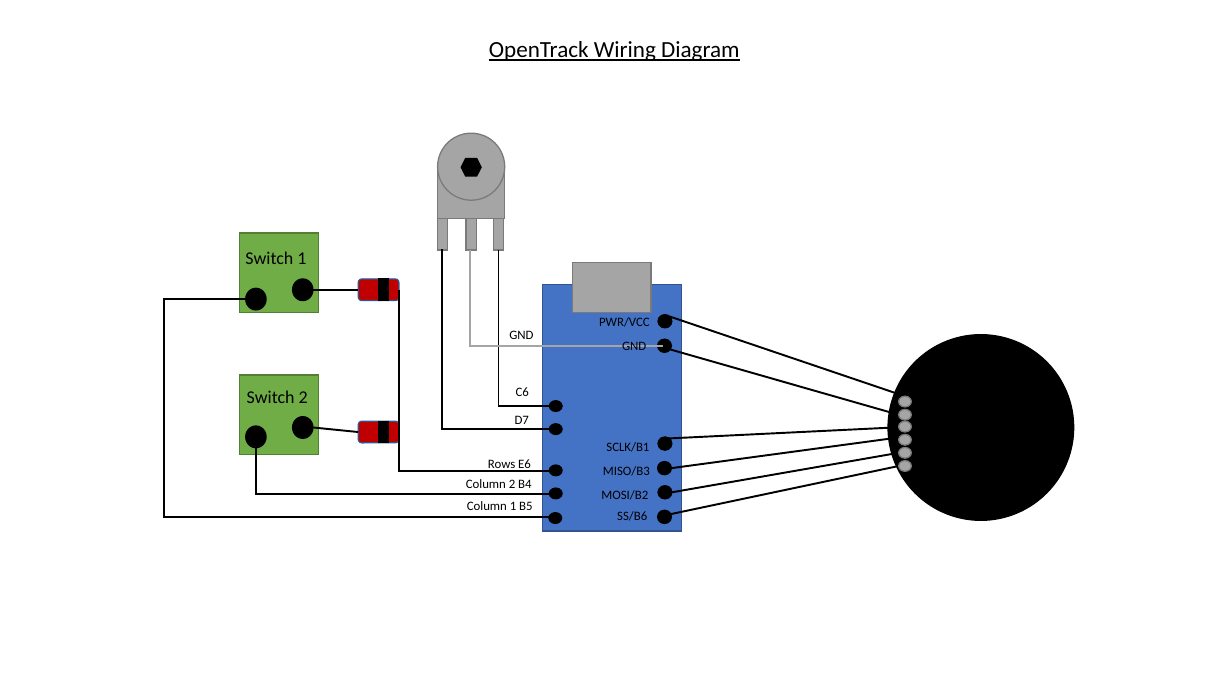
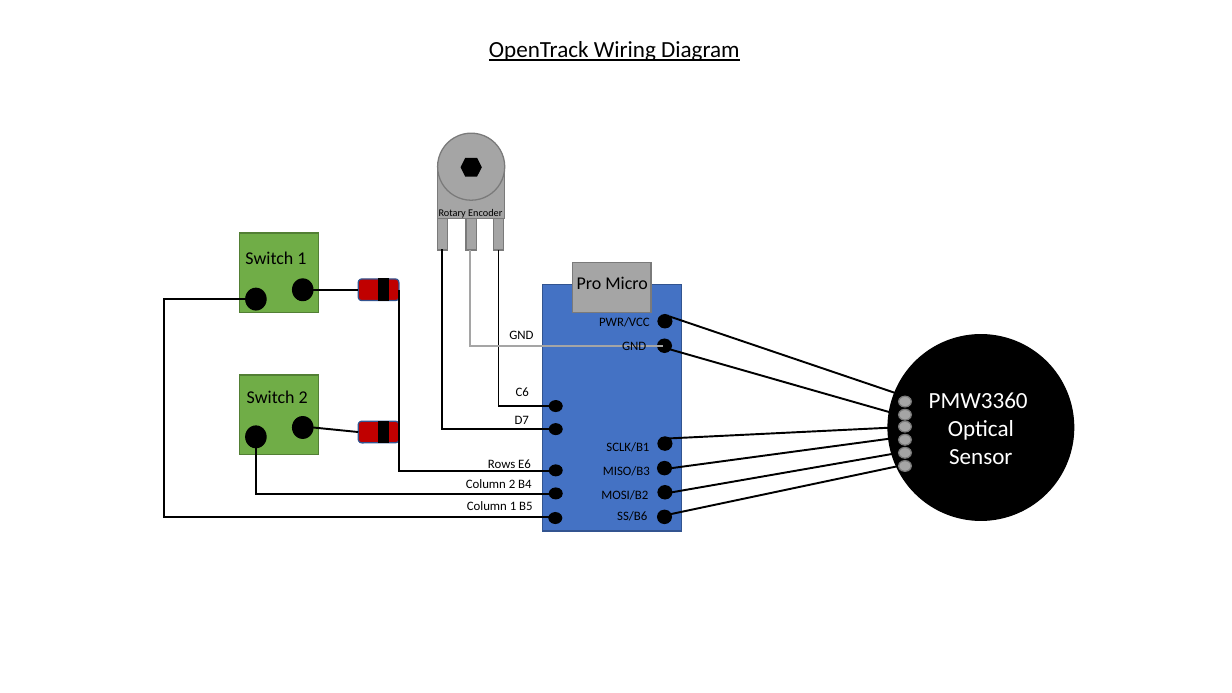
Before and after one commit to Skycode22/HIDs, a slide deck: slide 1 of TheOpenPursuit/OpenTrack/opentrack wiring diagram.pptx. Drawn at 1232x693 pixels with LibreOffice and Linux fonts; fonts in the diff are those of the drawing. Boxes give left, top, right and bottom in pixels: in the first picture for what was removed or moved away, otherwise in the second. Text is boxed around its words. In the diff, an @@ line names an element or a change of style, - is before the commit and + after.

Commit message:
diagram update

```diff
--- a/TheOpenPursuit/OpenTrack/opentrack wiring diagram.pptx
+++ b/TheOpenPursuit/OpenTrack/opentrack wiring diagram.pptx
@@ text added at (x1=439, y1=209, x2=502, y2=220), 8 pt, text #000000 @@
+Rotary Encoder
@@ text added at (x1=577, y1=276, x2=648, y2=289), 14 pt, text #000000 @@
+Pro Micro
@@ text in ellipse at (x1=929, y1=392, x2=1028, y2=464): text added @@
+PMW3360
+Optical Sensor
```
